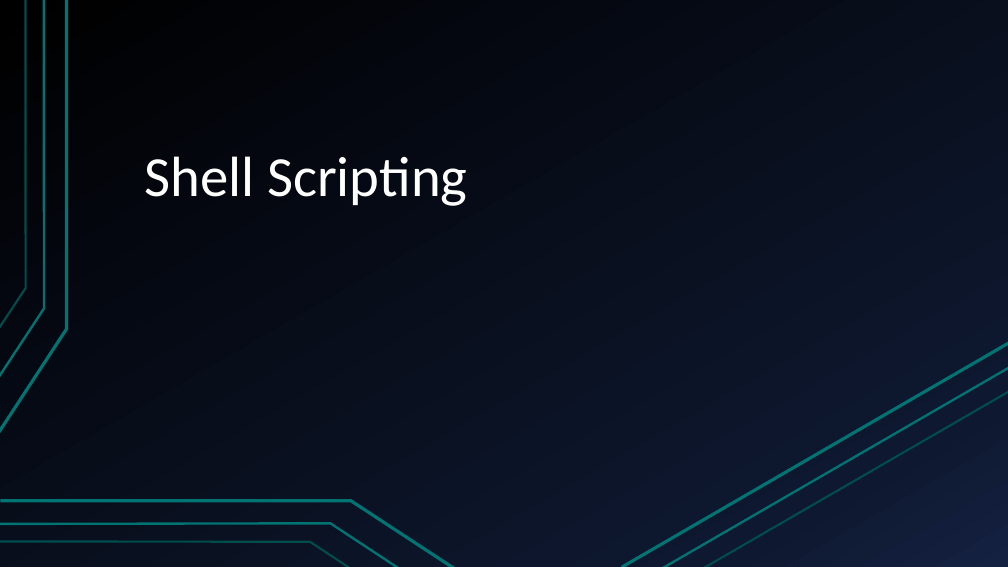
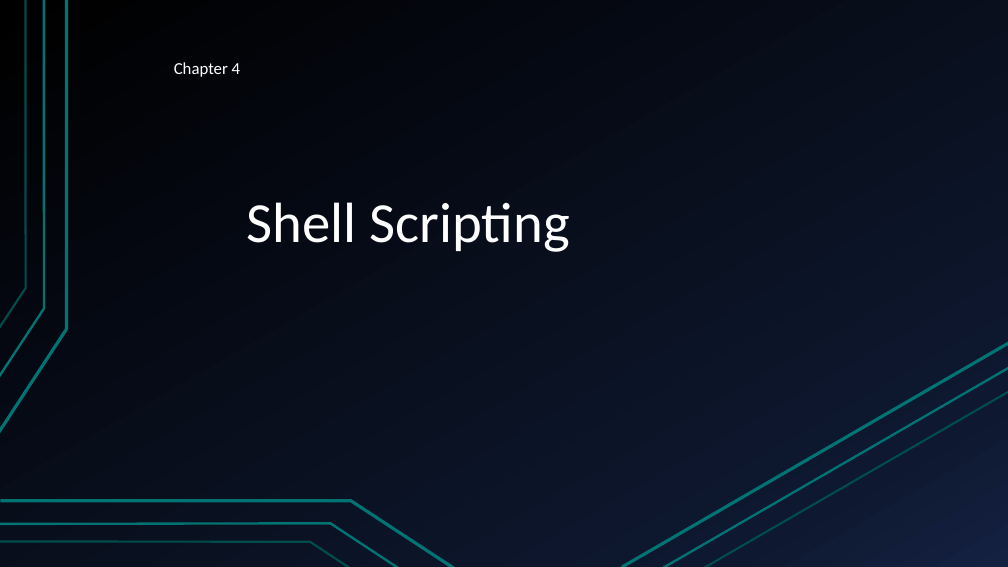
Before and after one commit to psuuc-jbgarcia/Object-Oriented-Programming-Lesson, a slide deck: slide 1 of Platform Technologies/Midterm/Week 4/Lecture/Chapter_4Shell Scripting.pptx. Drawn at 1008x567 pixels with LibreOffice and Linux fonts; fonts in the diff are those of the drawing. Boxes give left, top, right and bottom in pixels: in the first picture for what was removed or moved away, otherwise in the second. Text is boxed around its words. In the diff, an @@ line names an element or a change of style, - is before the commit and + after.

```diff
--- a/Platform Technologies/Midterm/Week 4/Lecture/Chapter_4Shell Scripting.pptx
+++ b/Platform Technologies/Midterm/Week 4/Lecture/Chapter_4Shell Scripting.pptx
@@ title added at (174,62,240,77), 16 pt, text #FFFFFF @@
+Chapter 4
@@ text "Shell Scripting": place and size @@
-text "Shell Scripting" at (144,156,467,206)
+text "Shell Scripting" at (247,202,570,252)
```
Also in this commit, not shown: 4 other files.
